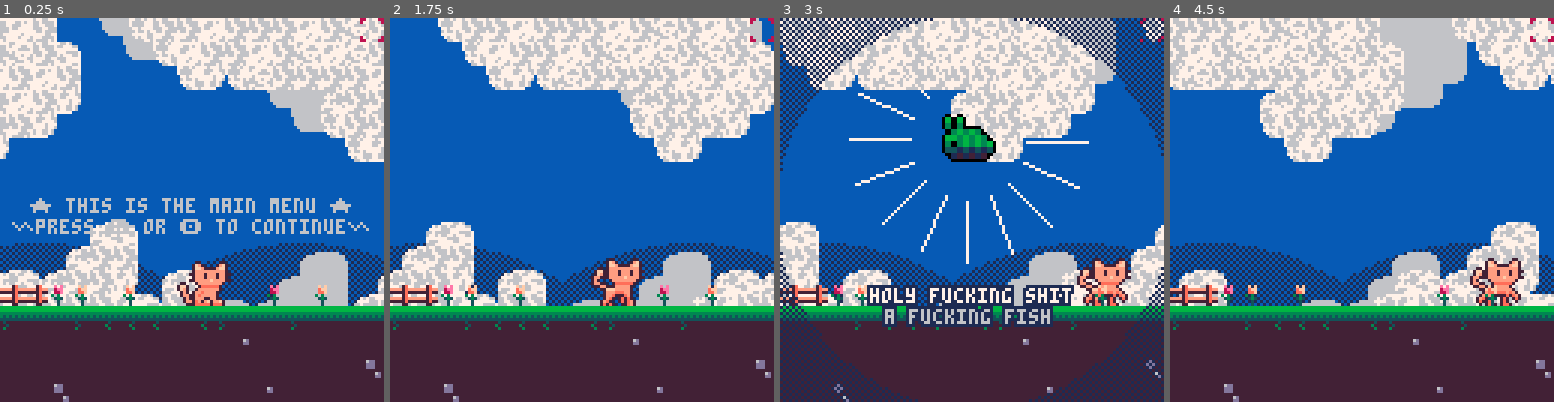
Above: before the commit, frames 1-4 (left to right).
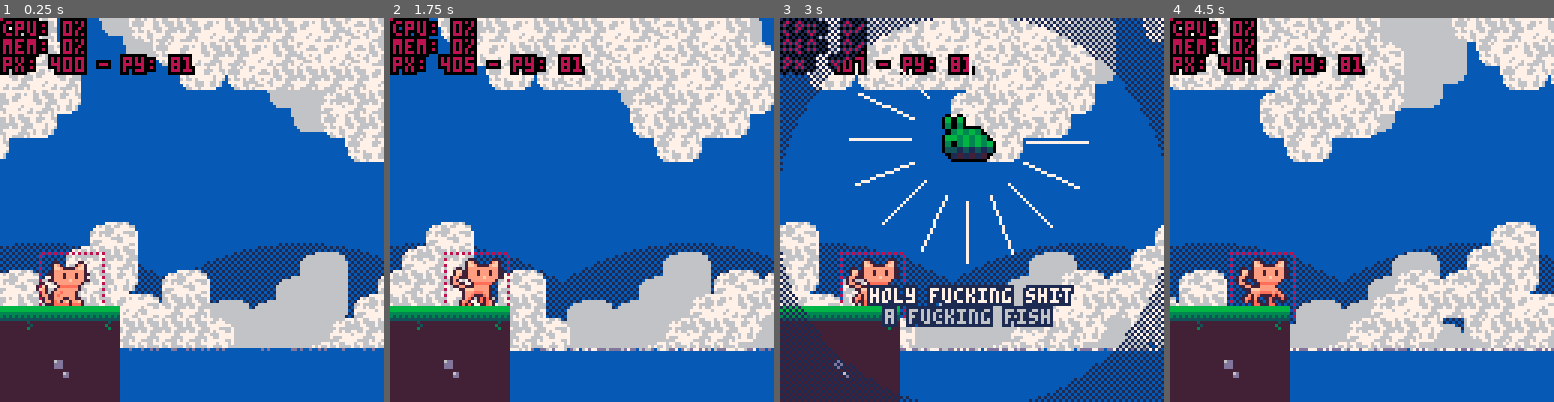
Above: after the commit, the same moments.

Repository: alexhlocke/AlexKotaFirstCart
Game: PICO-8 cartridge main_cart.p8
The game is run twice, just before and just after one commit, with the same random seed, the same clock (stepped at 60 frames per second) and the same inputs.
Inputs:
- Up to frame 1 (0.25 s): no input
- Up to frame 2 (1.75 s): tap X (X key) at 0.33, 1.07 s; tap O (Z key) at 0.7, 1.7 s; hold Right from 1.6 s (still down)
- Up to frame 3 (3 s): tap X (X key) at 1.85, 2.97 s; release Right at 2.1 s; tap O (Z key) at 2.1, 2.5, 2.9 s; hold Up 2.15-2.42 s; hold Right from 2.47 s (still down)
- Up to frame 4 (4.5 s): release Right at 3.03 s; hold Left 3.08-3.58 s; tap O (Z key) at 3.3, 3.7, 4.1 s; hold Down 3.63-3.97 s; hold Right from 4.02 s (still down); tap X (X key) at 4.08 s

The runs differ from the first frame. In frame 1, 27% of the frame differs, in the area x 0-100%, y 0-100%; in frame 2, 24%; in frame 3, 18%; in frame 4, 24%.

Commit message:
Water + Debug library

Diff:
--- a/alex_fishart.p8
+++ b/alex_fishart.p8
@@ -588,7 +588,7 @@
 4e4d4e5e0000006d4f4e4e4f4e6e6d6e4e4d4f4d4e4e6e0000004e4d4d4f4d4e000000000000000000000000000000000000000000000000000000000000000000000000000000000000000000000000000000000000000000000000000000000000000000000000000000000000000000000000000000000000000000000000
 4f4e4f4e000000006d6e6d4d6e0000006d4e4e4d4f4e000000006d6e4e4e4e4f000000000000000000000000000000000000000000000000000000000000000000000000000000000000000000000000000000000000000000000000000000000000000000000000000000000000000000000000000000000000000000000000
 4e4f4e6e00000000000000000000000000006d4e4e6e0000000000006d6e4e4e000000000000000000000000000000000000000000000000000000000000000000000000000000000000000000000000000000000000000000000000000000000000000000000000000000000000000000000000000000000000000000000000
-4e4e6e0000000000000000000000000000000000000000000000000000006d4f000000000000000000000000000000000000000000000000000000000000000000000000000000000000000000000000000000000000000000000000000000000000000000000000000000000000000000000000000000000000000000000000
+4e4e6e0000000000000000000000000000000000000000000000820000006d4f000000000000000000000000000000000000000000000000000000000000000000000000000000000000000000000000000000000000000000000000000000000000000000000000000000000000000000000000000000000000000000000000
 6e0000000000000000000000000000000000000000000000000000000000006d000000000000000000000000000000000000000000000000000000000000000000000000000000000000000000000000000000000000000000000000000000000000000000000000000000000000000000000000000000000000000000000000
 00000000000000005d5e00000000000000000000000000000000000000000000000000000000000000000000000000000000000000000000000000000000000000000000000000000000000000000000000000000000000000000000000000000000000000000000000000000000000000000000000000000000000000000000
 000000000000005d4e4e000000005f0000000000000000000000000000000000000000000000000000000000000000000000000000000000000000000000000000000000000000000000000000000000000000000000000000000000000000000000000000000000000000000000000000000000000000000000000000000000
--- a/main_cart.p8
+++ b/main_cart.p8
@@ -113,7 +113,20 @@
 
 --== debug stuff ==-------------
 
-
+--debug
+debug={}
+
+debug[1]="cpu: "..flr(stat(1)*100).."%"
+debug[2]="mem: "..flr(stat(0)/2048).."%"
+
+show_debug=true
+function print_debug()
+ for i=1,10 do
+  if(debug[i]!=nil) then
+   bprint(debug[i],cam.x+1,cam.y+1+(i-1)*6,8,0)
+  end
+ end
+end
 -->8
 --game / menu
 
@@ -137,6 +150,9 @@
 
  --update cam
  update_cam()
+
+ --update fx
+ update_fx()
 end
 
 
@@ -147,6 +163,9 @@
  --clouds
  draw_clouds()
 
+ --draw water
+ draw_water(110) --water y
+
  --draw map
  map(0,0,0,0,128,128)
 
@@ -158,12 +177,17 @@
   --draw fish
 
 
- --draw foreground details
-
+ --== draw foreground details
+ draw_fx()
 
 
  --draw main menu
  if(show_menu)draw_main_menu()
+
+
+ --== debug stuff
+
+ if(show_debug)print_debug()
 
  --fish display [debug]
  --display_fish=rnd(fishes)
@@ -403,7 +427,7 @@
 walkframe=0
 
 player={
-  x=63, y=81
+  x=400, y=81
  ,default_y=81
  ,speed=1
  ,direct=false
@@ -481,6 +505,10 @@
  end
 
 	end
+
+
+	--debug
+	debug[3]="px: "..player.x.." - py: "..player.y
 end
 
 
@@ -490,10 +518,12 @@
 		cat_animation(s.x,s.y)
 
  --debug draw hbox
--- 	fillp(▒)
--- 	local hb=s.hbox
--- 	rect(hb.x1,hb.y1,hb.x2,hb.y2,8)
--- 	fillp()
+ if(show_debug)then
+ 	fillp(▒)
+ 	local hb=s.hbox
+ 	rect(hb.x1,hb.y1,hb.x2,hb.y2,8)
+ 	fillp()
+ end
 
 		map(0,0,0,0,128,128)
 end
@@ -625,6 +655,90 @@
  --bottom
  map(cmx,cmy+6,cam.x+bgx2,cam.y+68,16,10)
  map(cmx,cmy+6,cam.x+bgx2+128,cam.y+68,32,10)
+end
+
+--== fx/particles ==-------------
+
+--== particle system ==--
+
+fxs={} --fx table
+
+--update all fx
+function update_fx()
+ for fx in all(fxs) do
+  --age fxs
+  fx.age+=1
+
+  --remove timed out fxs
+  if(fx.age>fx.life)del(fxs,fx)
+
+  --do other udpates
+  if(fx.upd!=nil)then
+		 fx.upd(fx)
+  end
+ end
+end
+
+--draw all fx
+function draw_fx()
+ for fx in all(fxs) do
+  --if custom draw, do it
+  --otherwise color pixel fx.col
+  if(fx.draw!=nil)then
+   fx.draw(fx)
+  else
+   pset(fx.x,fx.y,fx.col)
+  end
+ end
+end
+
+--add fx to fx table
+---x,y,life,col,upd,drw
+function add_fx(x,y,life,col,upd,draw)
+ local fx={
+   age=0
+  ,x=x, y=y
+  ,life=life
+  ,col=col or 15 --default col=white
+  ,upd=upd or nil
+  ,draw=draw or nil
+ }
+ add(fxs,fx)
+ return fx
+end
+
+
+--== water ==--
+
+--draw water
+function draw_water(wl)--wl=water line
+ wl=wl or 80
+ rectfill(0,wl,1000,1000,2)
+
+ --draws top of water at x pnt
+ local xpnt=424
+ draw_waterline(wl,xpnt)
+ draw_waterline(wl,xpnt)
+ draw_waterline(wl,xpnt)
+ draw_waterline(wl,xpnt)
+ draw_waterline(wl,xpnt)
+end
+
+--waterline
+function draw_waterline(wl,x)
+ add_fx(
+   rnd(128)+x
+  ,wl
+  ,rnd(30)+60
+  ,13
+  ,function(s)
+    if(s.age/s.life>.15)s.col=14
+    if(s.age/s.life>.25)s.col=15
+    if(s.age/s.life>.75)s.col=14
+    if(s.age/s.life>.85)s.col=13
+   end
+  ,nil
+ )
 end
 __gfx__
 00770000007700000000770000007700000007700000000000000000000000000000000000000000000000000000000000000000000000000000000000000000
